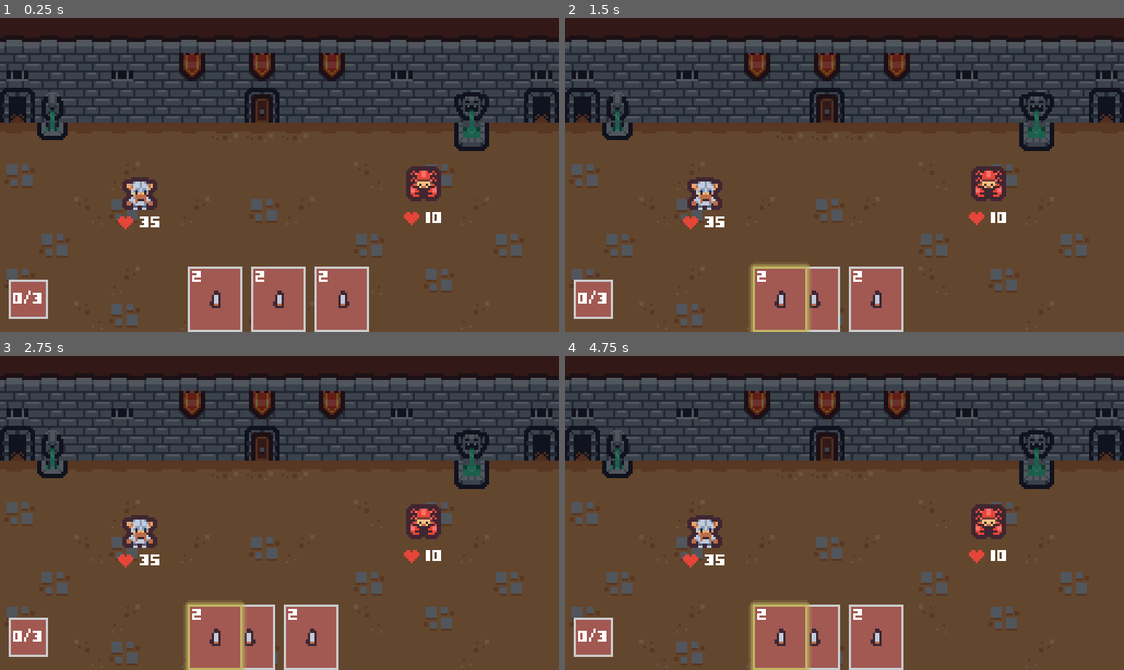
Above: before the commit, frames 1-4 (two rows, left to right).
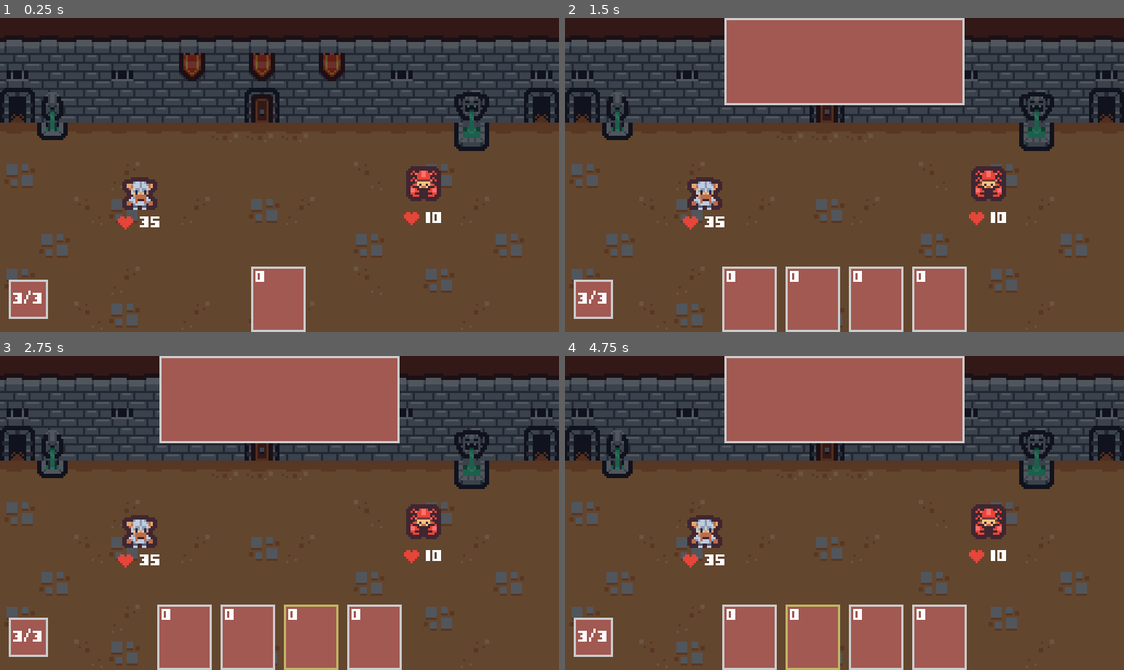
Above: after the commit, the same moments.

Repository: sussyfabussy/godots_gambit_V2
Game: Godot game, scene res://Scenes/Battle/battle.tscn
Same seed, same stepped clock (60 frames per second), same inputs: the game is played once before the commit and once after it.
Inputs (mouse positions are in pixels of both pictures, inside the frame that each line leads up to):
- Up to frame 1 (0.25 s): no input
- Up to frame 2 (1.5 s): drag from (777, 300) to (844, 127) at 0.52 s; drag from (810, 300) to (844, 127) at 1.27 s
- Up to frame 3 (2.75 s): tap Enter at 2 s; move the mouse to (313, 638) at 2.02 s; press the mouse at (313, 638) at 2.03 s
- Up to frame 4 (4.75 s): release the mouse at (878, 638) at 2.75 s; tap Space at 2.75, 4.25 s; drag from (777, 638) to (989, 522) at 2.77 s; tap Enter at 3.5 s; move the mouse to (1012, 560) at 3.52 s; press the mouse at (1012, 560) at 3.53 s; release the mouse at (1012, 560) at 4.25 s; drag from (676, 465) to (810, 638) at 4.27 s

The runs differ from the first frame. In frame 1, 4.2% of the frame differs, in the area x 2-67%, y 79-100%; in frame 2, 16%; in frame 3, 17%, in the area x 2-72%, y 0-100%; in frame 4, 16%.
Error before the commit: Parse Error: Identifier "DamageEffect" not declared in the current scope. (res://characters/warrior/cards/warrior_axe_attack.gd:5)

Commit message:
Card tooltips and drawing/discarding

Diff:
--- /dev/null
+++ b/Scenes/Battle/battle.gd
@@ -0,0 +1,17 @@
+extends Node2D
+
+@export var char_stats: CharacterStats
+
+@onready var battle_ui: BattleUI = $BattleUI as BattleUI
+@onready var player_handler: PlayerHandler = $PlayerHandler as PlayerHandler
+
+
+func _ready() -> void:
+	var new_stats: CharacterStats = char_stats.create_instance()
+	battle_ui.char_stats = new_stats
+
+	start_battle(new_stats)
+
+
+func start_battle(stats:CharacterStats) -> void:
+	player_handler.start_battle(stats)
--- a/Scenes/Battle/battle.tscn
+++ b/Scenes/Battle/battle.tscn
@@ -1,28 +1,29 @@
 [gd_scene format=3 uid="uid://rsy3qoj54qnl"]
 
 [ext_resource type="Texture2D" uid="uid://cp4iq5fd6j8be" path="res://art/background.png" id="1_c8wje"]
-[ext_resource type="PackedScene" uid="uid://d2hgcxhse0kas" path="res://Scenes/card_ui/card_ui.tscn" id="2_3qw02"]
+[ext_resource type="Script" uid="uid://bmumjgfqael1x" path="res://Scenes/Battle/battle.gd" id="1_ev1ic"]
 [ext_resource type="PackedScene" uid="uid://bxvfpq8kng8vf" path="res://Scenes/enemy.tscn" id="2_17ekq"]
 [ext_resource type="Script" uid="uid://dib8ry8gd3xnm" path="res://Scenes/ui/hand.gd" id="2_aqr0y"]
 [ext_resource type="PackedScene" uid="uid://cdnt47eagsi3a" path="res://Scenes/player/player.tscn" id="3_17ekq"]
 [ext_resource type="Resource" uid="uid://dmg1g6yk82q1u" path="res://enemies/crab/test_enemy.tres" id="3_bch6i"]
 [ext_resource type="PackedScene" uid="uid://v48n58msigw8" path="res://Scenes/card_target_selector/card_target_selector.tscn" id="3_vvvpr"]
-[ext_resource type="Resource" uid="uid://kxfab5pn4q4c" path="res://characters/warrior/cards/warrior_axe_attack.tres" id="4_o8bsx"]
 [ext_resource type="Resource" uid="uid://ci847yrv1e0mg" path="res://characters/warrior/warrior.tres" id="4_rgg0r"]
-[ext_resource type="Resource" uid="uid://balaamf0edr8v" path="res://characters/warrior/cards/warrior_block.tres" id="5_en5gs"]
+[ext_resource type="Script" uid="uid://boqgtlnlweqrp" path="res://Scenes/ui/battle_ui.gd" id="7_11mmy"]
+[ext_resource type="Script" uid="uid://dbek108q1hijt" path="res://Scenes/player/player_handler.gd" id="8_q43bu"]
 [ext_resource type="PackedScene" uid="uid://bh0bgcfu4dth4" path="res://Scenes/card_ui/mana_ui.tscn" id="10_rgg0r"]
+[ext_resource type="PackedScene" uid="uid://3wp3qlckcjx8" path="res://Scenes/ui/tooltip.tscn" id="12_q43bu"]
 
 [sub_resource type="RectangleShape2D" id="RectangleShape2D_c8wje"]
 size = Vector2(256, 100)
 
 [node name="Battle" type="Node2D" unique_id=1687854964]
-metadata/_edit_lock_ = true
+script = ExtResource("1_ev1ic")
+char_stats = ExtResource("4_rgg0r")
 
 [node name="Background" type="Sprite2D" parent="." unique_id=1145705812]
 modulate = Color(0.42365062, 0.42365065, 0.42365062, 1)
 texture = ExtResource("1_c8wje")
 centered = false
-metadata/_edit_lock_ = true
 
 [node name="CardDropArea" type="Area2D" parent="." unique_id=2093549311]
 collision_layer = 2
@@ -42,7 +43,12 @@
 
 [node name="CardTargetSelector" parent="." unique_id=1545984047 instance=ExtResource("3_vvvpr")]
 
+[node name="PlayerHandler" type="Node" parent="." unique_id=1671407149 node_paths=PackedStringArray("hand")]
+script = ExtResource("8_q43bu")
+hand = NodePath("../BattleUI/Hand")
+
 [node name="BattleUI" type="CanvasLayer" parent="." unique_id=770813461 groups=["ui_layer"]]
+script = ExtResource("7_11mmy")
 
 [node name="Hand" type="HBoxContainer" parent="BattleUI" unique_id=37413406]
 anchors_preset = 7
@@ -58,24 +64,11 @@
 alignment = 1
 script = ExtResource("2_aqr0y")
 
-[node name="CardUI2" parent="BattleUI/Hand" unique_id=1081002732 instance=ExtResource("2_3qw02")]
-layout_mode = 2
-card = ExtResource("4_o8bsx")
-char_stats = ExtResource("4_rgg0r")
-
-[node name="CardUI3" parent="BattleUI/Hand" unique_id=1903025253 instance=ExtResource("2_3qw02")]
-layout_mode = 2
-card = ExtResource("5_en5gs")
-char_stats = ExtResource("4_rgg0r")
-
-[node name="CardUI" parent="BattleUI/Hand" unique_id=142896577 instance=ExtResource("2_3qw02")]
-layout_mode = 2
-card = ExtResource("4_o8bsx")
-char_stats = ExtResource("4_rgg0r")
-
 [node name="ManaUI" parent="BattleUI" unique_id=1788293824 instance=ExtResource("10_rgg0r")]
 offset_left = 4.0
 offset_top = -24.0
 offset_right = 22.0
 offset_bottom = -6.0
 char_stats = ExtResource("4_rgg0r")
+
+[node name="Tooltip" parent="BattleUI" unique_id=639100953 instance=ExtResource("12_q43bu")]
--- a/Scenes/card_ui/card_states/card_base_state.gd
+++ b/Scenes/card_ui/card_states/card_base_state.gd
@@ -11,6 +11,7 @@
 	card_ui.panel.set("theme_override_styles/panel", card_ui.BASE_STYLEBOX)
 	card_ui.reparent_requested.emit(card_ui)
 	card_ui.pivot_offset = Vector2.ZERO
+	Events.tooltip_hide_requested.emit()
 
 func on_gui_input(event: InputEvent) -> void:
 	if not card_ui.playable or card_ui.disabled:
@@ -26,12 +27,15 @@
 		return
 
 	card_ui.panel.set("theme_override_styles/panel", card_ui.HOVER_STYLEBOX)
+	Events.card_tooltip_requested.emit(card_ui.card.icon, card_ui.card.tooltip_text)
+
 
 func on_mouse_exited() -> void:
 	if not card_ui.playable or card_ui.disabled:
 		return
 
 	card_ui.panel.set("theme_override_styles/panel", card_ui.BASE_STYLEBOX)
+	Events.tooltip_hide_requested.emit()
 
 
 # Called when the node enters the scene tree for the first time.
--- a/Scenes/card_ui/card_states/card_clicked_state.gd
+++ b/Scenes/card_ui/card_states/card_clicked_state.gd
@@ -7,13 +7,3 @@
 func on_input(event: InputEvent) -> void:
 	if event is InputEventMouseButton:
 		transition_requested.emit(self, CardState.State.DRAGGING)
-
-
-# Called when the node enters the scene tree for the first time.
-func _ready() -> void:
-	pass # Replace with function body.
-
-
-# Called every frame. 'delta' is the elapsed time since the previous frame.
-func _process(delta: float) -> void:
-	pass
--- a/Scenes/card_ui/card_states/card_released_state.gd
+++ b/Scenes/card_ui/card_states/card_released_state.gd
@@ -3,11 +3,10 @@
 var played: bool
 
 func enter() -> void:
-
-
 	played = false
 
 	if not card_ui.targets.is_empty():
+		Events.tooltip_hide_requested.emit()
 		played = true
 		card_ui.play()
 
@@ -17,13 +16,3 @@
 		return
 
 	transition_requested.emit(self, CardState.State.BASE)
-
-
-# Called when the node enters the scene tree for the first time.
-func _ready() -> void:
-	pass # Replace with function body.
-
-
-# Called every frame. 'delta' is the elapsed time since the previous frame.
-func _process(delta: float) -> void:
-	pass
--- a/Scenes/card_ui/card_ui.gd
+++ b/Scenes/card_ui/card_ui.gd
@@ -80,6 +80,7 @@
 		icon.modulate = Color(1, 1, 1, 1)
 
 
+
 func _set_char_stats(value: CharacterStats) -> void:
 	char_stats = value
 	char_stats.stats_changed.connect(_on_char_stats_changed)
--- /dev/null
+++ b/Scenes/player/player_handler.gd
@@ -0,0 +1,37 @@
+class_name PlayerHandler
+extends Node
+
+const HAND_DRAW_INTERVAL := 0.25
+
+@export var hand: Hand
+
+var character: CharacterStats
+
+
+func start_battle(char_stats: CharacterStats) -> void:
+	character = char_stats
+	character.draw_pile = character.deck.duplicate(true)
+	character.draw_pile.shuffle()
+	character.discard = CardPile.new()
+	start_turn()
+
+
+func start_turn() -> void:
+	character.block = 0
+	character.reset_mana()
+	draw_cards(character.cards_per_turn)
+
+
+func draw_card() -> void:
+	hand.add_card(character.draw_pile.draw_card())
+
+
+func draw_cards(amount: int) -> void:
+	var tween := create_tween()
+	for i in range(amount):
+		tween.tween_callback(draw_card)
+		tween.tween_interval(HAND_DRAW_INTERVAL)
+
+	tween.finished.connect(
+		func(): Events.player_hand_drawn.emit()
+	)
--- /dev/null
+++ b/Scenes/ui/battle_ui.gd
@@ -0,0 +1,13 @@
+class_name BattleUI
+extends CanvasLayer
+
+@export var char_stats: CharacterStats : set = _set_char_stats
+
+@onready var hand: Hand = $Hand as Hand
+@onready var mana_ui: ManaUI = $ManaUI as ManaUI
+
+
+func _set_char_stats(value:CharacterStats) -> void:
+	char_stats = value
+	mana_ui.char_stats = char_stats
+	hand.char_stats = char_stats
--- a/Scenes/ui/hand.gd
+++ b/Scenes/ui/hand.gd
@@ -1,5 +1,9 @@
 class_name Hand
 extends HBoxContainer
+
+@export var char_stats: CharacterStats
+
+@onready var card_ui := preload("res://Scenes/card_ui/card_ui.tscn")
 
 var cards_played_this_turn := 0
 
@@ -8,19 +12,24 @@
 func _ready() -> void:
 	Events.card_played.connect(_on_card_played)
 
-	for child in get_children():
-		var card_ui := child as CardUI
-		card_ui.parent = self
-		card_ui.reparent_requested.connect(_on_card_ui_reparent_requested)
+func add_card(card: Card) -> void:
+	var new_card_ui := card_ui.instantiate()
+	add_child(new_card_ui)
+	new_card_ui.reparent_requested.connect(_on_card_ui_reparent_requested)
+	new_card_ui.card = card
+	new_card_ui.parent = self
+	new_card_ui.char_stats = char_stats
 
 func _on_card_played(_card: Card) -> void:
 	cards_played_this_turn += 1
 
 
 func _on_card_ui_reparent_requested(child: CardUI) -> void:
+	child.disabled = true
 	child.reparent(self)
 	var new_index := clampi(child.original_index - cards_played_this_turn, 0, get_child_count())
 	move_child.call_deferred(child, new_index)
+	child.set_deferred("disabled", false)
 
 
 # Called every frame. 'delta' is the elapsed time since the previous frame.
--- a/Scenes/ui/mana_ui.gd
+++ b/Scenes/ui/mana_ui.gd
@@ -4,9 +4,6 @@
 @export var char_stats: CharacterStats : set = _set_char_stats
 
 @onready var mana_label: Label = $ManaLabel
-
-
-
 
 
 func _set_char_stats(value: CharacterStats) -> void:
--- /dev/null
+++ b/Scenes/ui/tooltip.gd
@@ -0,0 +1,42 @@
+class_name Tooltip
+extends PanelContainer
+
+@export var fade_seconds := 0.2
+
+@onready var tooltip_icon: TextureRect = %TooltipIcon
+@onready var tooltip_text_label: RichTextLabel = %TooltipText
+
+var tween: Tween
+var tooltip_visible := false
+
+func _ready() -> void:
+	Events.card_tooltip_requested.connect(show_tooltip)
+	Events.tooltip_hide_requested.connect(hide_tooltip)
+	modulate = Color.TRANSPARENT
+	hide()
+
+
+func show_tooltip(icon: Texture, text: String) -> void:
+	tooltip_visible = true
+	if tween:
+		tween.kill()
+
+	tooltip_icon.texture = icon
+	tooltip_text_label.text = text
+	tween = create_tween().set_ease(Tween.EASE_OUT).set_trans(Tween.TRANS_CUBIC)
+	tween.tween_callback(show)
+	tween.tween_property(self, "modulate", Color.WHITE, fade_seconds)
+
+
+func hide_tooltip() -> void:
+	tooltip_visible = false
+	if tween:
+		tween.kill()
+
+	get_tree().create_timer(fade_seconds, false).timeout.connect(hide_animation)
+
+func hide_animation() -> void:
+	if not is_visible:
+		tween = create_tween().set_ease(Tween.EASE_OUT).set_trans(Tween.TRANS_CUBIC)
+		tween.tween_property(self, "modulate", Color.TRANSPARENT, fade_seconds)
+		tween.tween_callback(hide)
--- /dev/null
+++ b/Scenes/ui/tooltip.tscn
@@ -0,0 +1,44 @@
+[gd_scene format=3 uid="uid://3wp3qlckcjx8"]
+
+[ext_resource type="Theme" uid="uid://cyujobfdcs0oc" path="res://main_theme.tres" id="1_nu8i1"]
+[ext_resource type="Script" uid="uid://c8d28sqrqla46" path="res://Scenes/ui/tooltip.gd" id="2_g1xtw"]
+[ext_resource type="Texture2D" uid="uid://ck1t4hdip6xrl" path="res://art/tile_0119.png" id="2_noytm"]
+
+[node name="Tooltip" type="PanelContainer" unique_id=639100953]
+custom_minimum_size = Vector2(110, 36)
+anchors_preset = 5
+anchor_left = 0.5
+anchor_right = 0.5
+offset_left = -55.0
+offset_right = 55.0
+offset_bottom = 40.0
+grow_horizontal = 2
+theme = ExtResource("1_nu8i1")
+script = ExtResource("2_g1xtw")
+
+[node name="MarginContainer" type="MarginContainer" parent="." unique_id=2131509066]
+layout_mode = 2
+theme_override_constants/margin_left = 3
+theme_override_constants/margin_top = 3
+theme_override_constants/margin_right = 3
+theme_override_constants/margin_bottom = 3
+
+[node name="VBoxContainer" type="VBoxContainer" parent="MarginContainer" unique_id=696233813]
+layout_mode = 2
+
+[node name="TooltipIcon" type="TextureRect" parent="MarginContainer/VBoxContainer" unique_id=1979661313]
+unique_name_in_owner = true
+custom_minimum_size = Vector2(0, 8)
+layout_mode = 2
+texture = ExtResource("2_noytm")
+expand_mode = 1
+stretch_mode = 5
+
+[node name="TooltipText" type="RichTextLabel" parent="MarginContainer/VBoxContainer" unique_id=338414716]
+unique_name_in_owner = true
+layout_mode = 2
+size_flags_vertical = 3
+theme_override_constants/line_separation = 2
+bbcode_enabled = true
+text = "tooltip description
+tooltip description"
--- a/characters/warrior/cards/warrior_axe_attack.tres
+++ b/characters/warrior/cards/warrior_axe_attack.tres
@@ -9,4 +9,5 @@
 target = 1
 cost = 1
 icon = ExtResource("1_ungqh")
+tooltip_text = "[center]Deal [color=\"ff0000\"]6[/color] damage.[/center]"
 metadata/_custom_type_script = "uid://de5qwbdgg7p00"
--- a/characters/warrior/cards/warrior_block.tres
+++ b/characters/warrior/cards/warrior_block.tres
@@ -9,4 +9,5 @@
 type = 1
 cost = 1
 icon = ExtResource("1_5nea4")
+tooltip_text = "[center]Gain [color=\"0044ff\"]5[/color] block.[/center]"
 metadata/_custom_type_script = "uid://de5qwbdgg7p00"
--- a/global/events.gd
+++ b/global/events.gd
@@ -5,3 +5,7 @@
 signal card_aim_started(card_ui: CardUI)
 signal card_aim_ended(card_ui: CardUI)
 signal card_played(card: Card)
+signal card_tooltip_requested(card: Card)
+signal tooltip_hide_requested
+
+signal player_hand_drawn
--- a/main_theme.tres
+++ b/main_theme.tres
@@ -7,3 +7,4 @@
 default_font = ExtResource("1_470mv")
 default_font_size = 6
 Panel/styles/panel = ExtResource("1_a2l2q")
+PanelContainer/styles/panel = ExtResource("1_a2l2q")
Not shown, added: Scenes/Battle/battle.gd.uid
Not shown, added: Scenes/player/player_handler.gd.uid
Not shown, added: Scenes/ui/battle_ui.gd.uid
Not shown, added: Scenes/ui/tooltip.gd.uid
Not shown: 1 places in characters/warrior/cards/warrior_axe_attack.tres that only renumber resources
Not shown: 1 places in characters/warrior/cards/warrior_block.tres that only renumber resources
